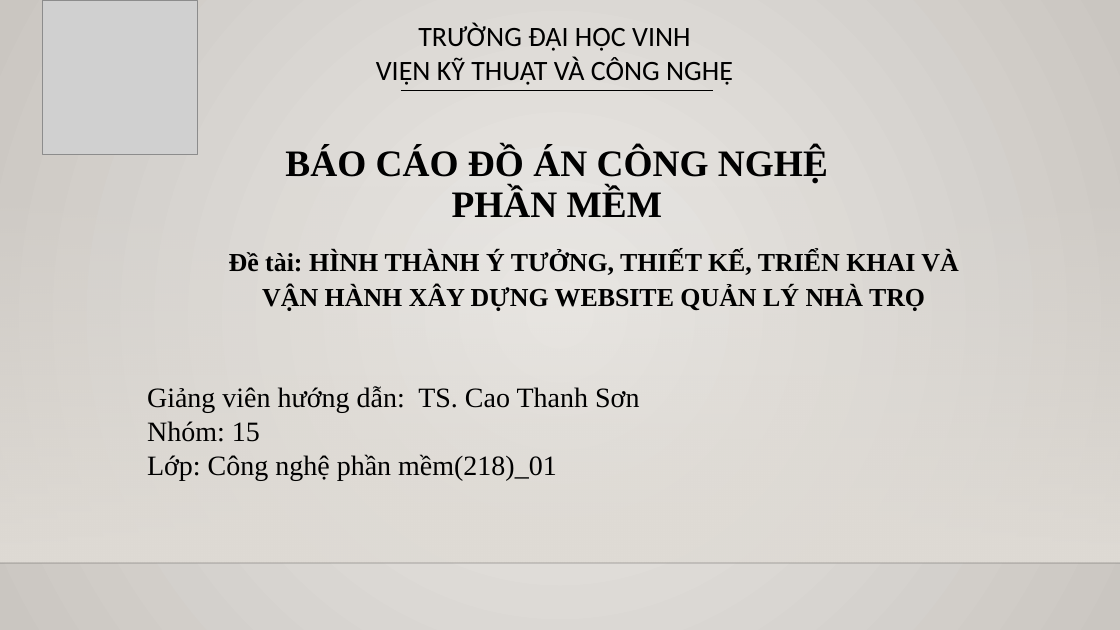
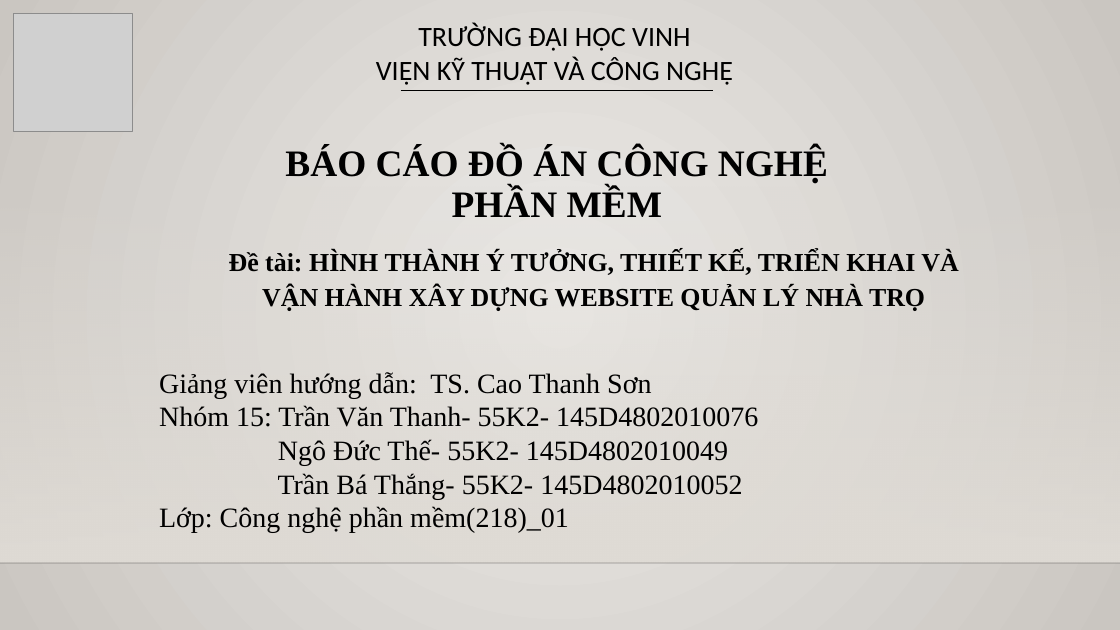
Before and after one commit to cnpm-nhom-15/QuanLyPhongTro, a slide deck: slide 1 of Báo-cáo-đồ-án-công-nghệ-phần-mềm.pptx. Drawn at 1120x630 pixels with LibreOffice and Linux fonts; fonts in the diff are those of the drawing; grey boxes stand for pictures; background and template pictures are left out. Boxes give left, top, right and bottom in pixels: in the first picture for what was removed or moved away, otherwise in the second. Text is boxed around its words. In the diff, an @@ line names an element or a change of style, - is before the commit and + after.

```diff
--- a/Báo-cáo-đồ-án-công-nghệ-phần-mềm.pptx
+++ b/Báo-cáo-đồ-án-công-nghệ-phần-mềm.pptx
@@ picture: place and size @@
-picture at (43,0,197,155)
+picture at (13,13,133,132)
@@ text "Giảng viên hướng dẫn: TS. ...": place and size @@
-text "Giảng viên hướng dẫn: TS. ..." at (147,386,640,480)
+text "Giảng viên hướng dẫn: TS. ..." at (159,372,758,533)
@@ text at (159,405,758,499): text changed @@
-Nhóm: 15
+Nhóm 15: Trần Văn Thanh- 55K2- 145D4802010076
+Ngô Đức Thế- 55K2- 145D4802010049
+Trần Bá Thắng- 55K2- 145D4802010052
```
Also in this commit, not shown: 1 other slide changed, 2 other files.
